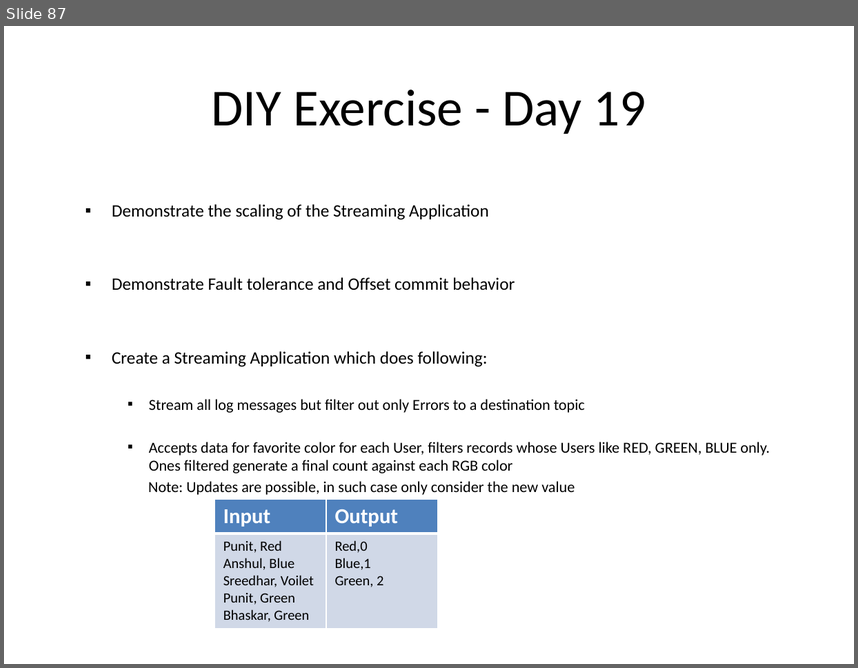
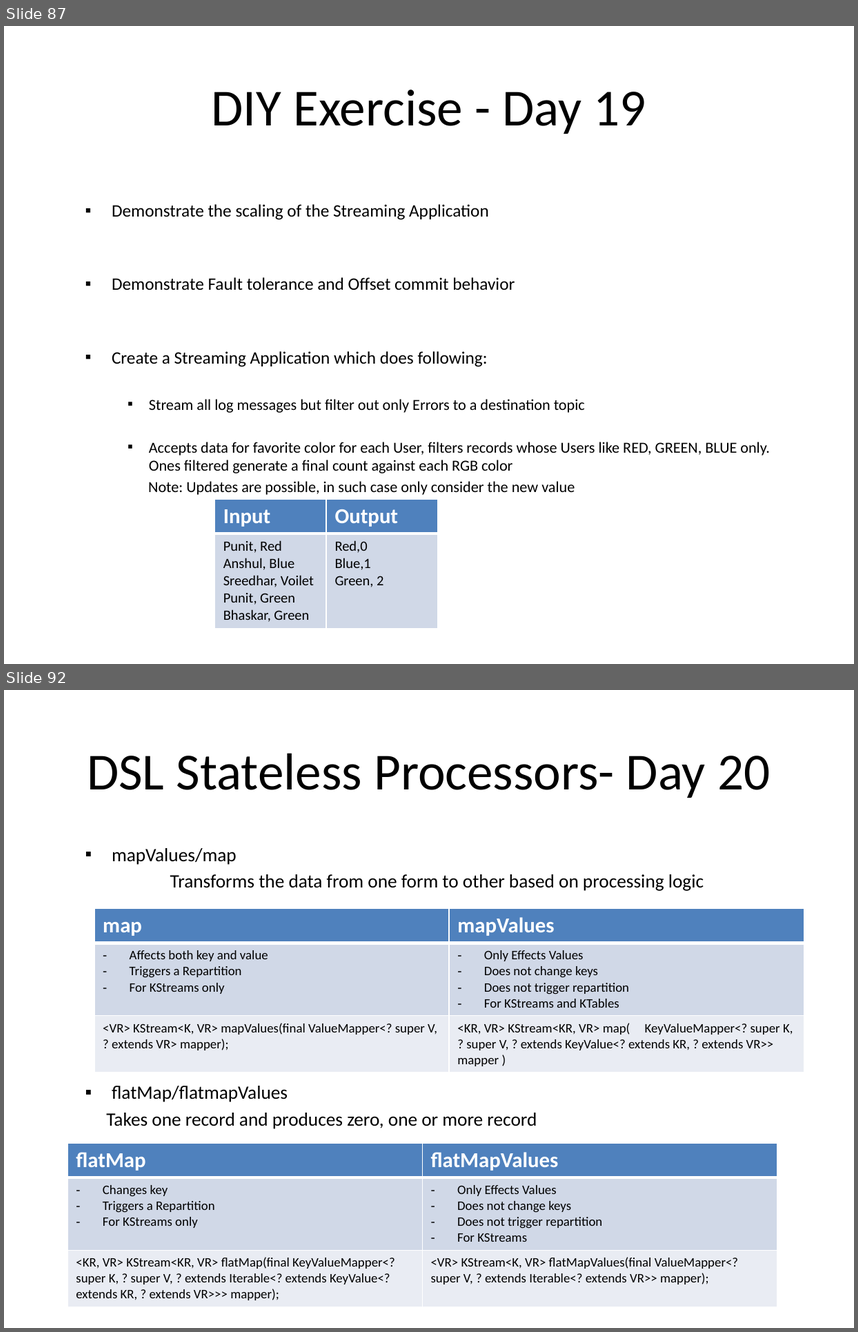
Before and after one commit to sreedharsingaraju/KafkaTutorials, a slide deck: PPT/Kafka-Teaching-Flow.pptx. Shown one above the other, each under a label of ours: slide 87 before the commit, slides 87 and 92 after it; the slides between them are not shown. The pictures are 858x668 and 858x1332 pixels, drawn with LibreOffice and Linux fonts; fonts in the diff are those of the drawing. Boxes give left, top, right and bottom in pixels: in the first picture for what was removed or moved away, otherwise in the second. Text is boxed around its words. In the diff, an @@ line names an element or a change of style, - is before the commit and + after.

Commit message:
updated diagram & ppt
updated for detailing KTables, DSL processors

```diff
--- a/PPT/Kafka-Teaching-Flow.pptx
+++ b/PPT/Kafka-Teaching-Flow.pptx
@@ slide 92 added at [4,690,854,1328], background #FFFFFF @@
@@ title added at [87,753,770,798], 44 pt, text #000000 @@
+DSL Stateless Processors- Day 20
@@ text added at [106,848,704,1129], 16 pt, text #000000 @@
+  ▪ mapValues/map
+  Transforms the data from one form to other based on processing logic
+  ▪ flatMap/flatmapValues
+  Takes one record and produces zero, one or more record
@@ table added at [94,909,803,1129], 3 rows, 2 columns @@
+map | mapValues
+Affects both key and value / Triggers a Repartition / For KStreams only | Only Effects Values / Does not change keys / Does not trigger repartition / For KStreams and KTables
+<VR> KStream<K, VR> mapValues(final ValueMapper<? super V, ? extends VR> mapper); | <KR, VR> KStream<KR, VR> map( KeyValueMapper<? super K, ? super V, ? extends KeyValue<? extends KR, ? extends VR>> mapper )
@@ table added at [67,1142,777,1303], 3 rows, 2 columns @@
+flatMap | flatMapValues
+Changes key / Triggers a Repartition / For KStreams only | Only Effects Values / Does not change keys / Does not trigger repartition / For KStreams
+<KR, VR> KStream<KR, VR> flatMap(final KeyValueMapper<? super K, ? super V, ? extends Iterable<? extends KeyValue<? extends KR, ? extends VR>>> mapper); | <VR> KStream<K, VR> flatMapValues(final ValueMapper<? super V, ? extends Iterable<? extends VR>> mapper);
```
Also in this commit, not shown: 1 slide changed, 5 other slides added, 2 other files.
